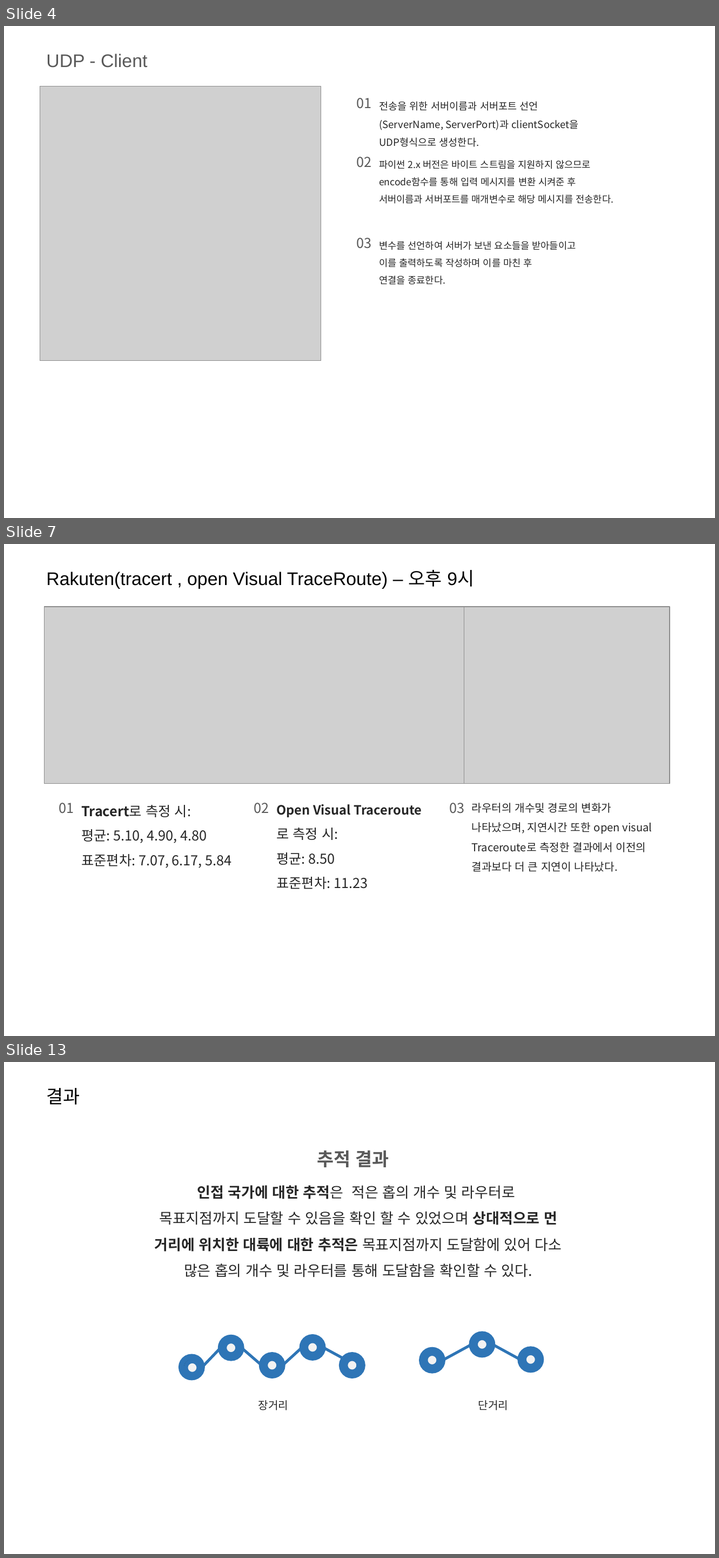
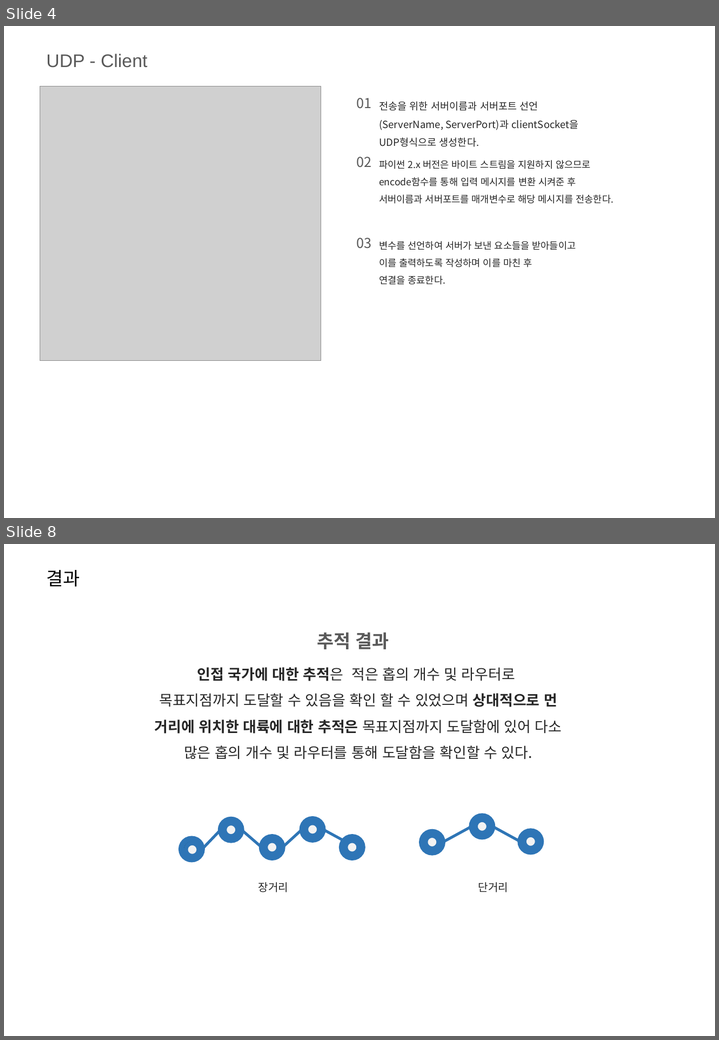
Before and after one commit to ingkoon/2020-s, a slide deck: ComputerNetwork/2-4/20151167 이인재 컴퓨터네트워크 2-4실습 과제(UDP, TCP).pptx. Shown one above the other, each under a label of ours: slides 4, 7 and 13 before the commit, slides 4 and 8 after it; the slides between them are not shown. The pictures are 719x1558 and 719x1040 pixels, drawn with LibreOffice and Linux fonts; fonts in the diff are those of the drawing; grey boxes stand for pictures; background and template pictures are left out. Boxes give left, top, right and bottom in pixels: in the first picture for what was removed or moved away, otherwise in the second. Text is boxed around its words. In the diff, an @@ line names an element or a change of style, - is before the commit and + after.

```diff
--- a/ComputerNetwork/2-4/20151167 이인재 컴퓨터네트워크 2-4실습 과제(UDP, TCP).pptx
+++ b/ComputerNetwork/2-4/20151167 이인재 컴퓨터네트워크 2-4실습 과제(UDP, TCP).pptx
@@ slide 7 removed at bbox=[4, 544, 715, 1036], background picture (left out) @@
@@ text removed at bbox=[46, 570, 474, 589] @@
-Rakuten(tracert , open Visual TraceRoute) – 오후 9시
@@ picture removed at bbox=[44, 607, 464, 784] @@
@@ picture removed at bbox=[464, 607, 669, 784] @@
@@ text removed at bbox=[440, 678, 550, 701] @@
-01
@@ text removed at bbox=[59, 803, 74, 813] @@
-01
@@ text removed at bbox=[254, 803, 269, 813] @@
-02
@@ text removed at bbox=[449, 803, 464, 813] @@
-03
@@ text removed at bbox=[471, 803, 652, 872] @@
-라우터의 개수및 경로의 변화가
-나타났으며, 지연시간 또한 open visual Traceroute로 측정한 결과에서 이전의 결과보다 더 큰 지연이 나타났다.
@@ text removed at bbox=[81, 805, 232, 868] @@
-Tracert로 측정 시:
-평균: 5.10, 4.90, 4.80
-표준편차: 7.07, 6.17, 5.84
@@ text removed at bbox=[276, 804, 367, 889] @@
-Open Visual Traceroute로 측정 시:
-평균: 8.50
-표준편차: 11.23
@@ what was slide 13 is now slide 8 @@
```
Also in this commit, not shown: 1 slide changed, 2 slides added, 6 other slides removed, 2 other files.
